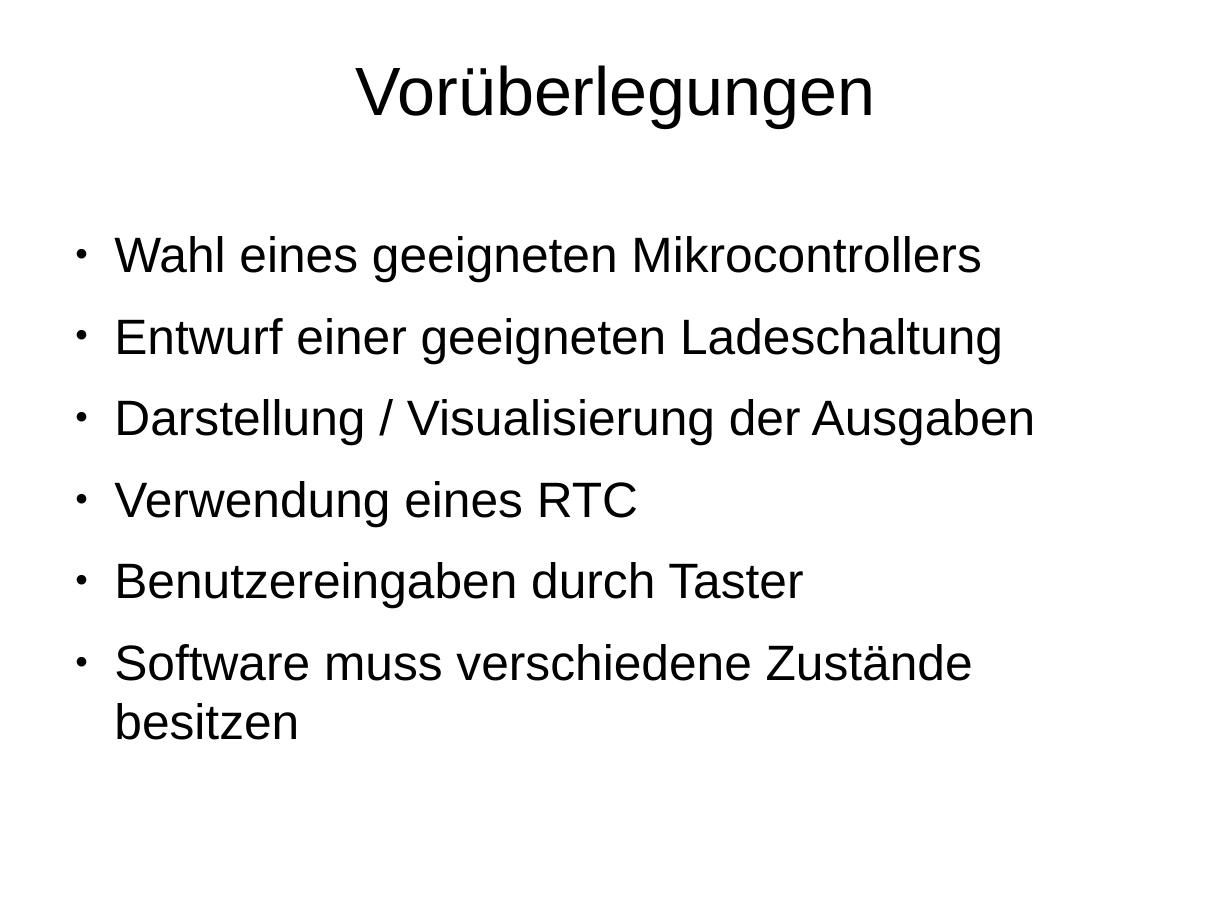
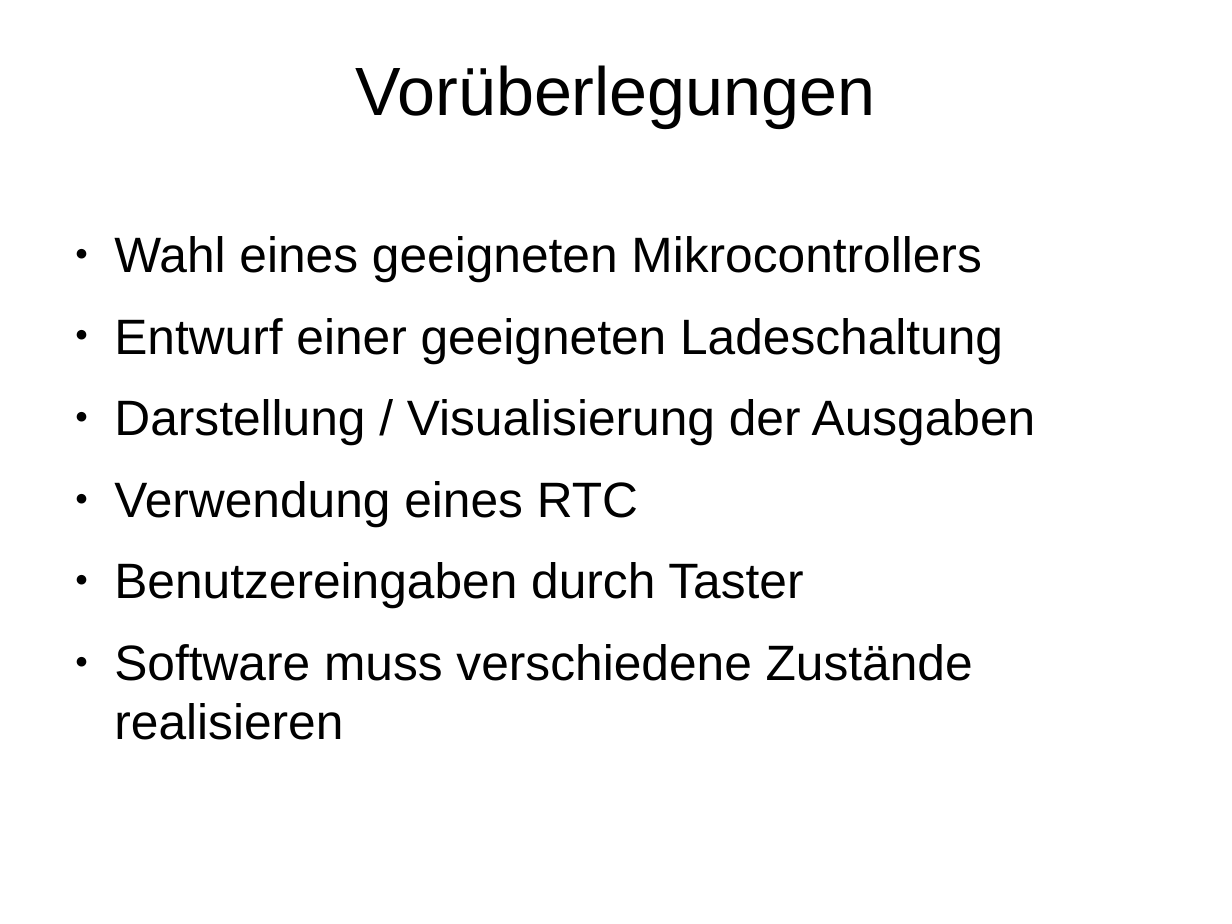
Before and after one commit to celentanos/mca, a slide deck: slide 4 of Vortrag.odp. Drawn at 1232x924 pixels with LibreOffice and Linux fonts; fonts in the diff are those of the drawing; background and template pictures are left out. Boxes give left, top, right and bottom in pixels: in the first picture for what was removed or moved away, otherwise in the second. Text is boxed around its words. In the diff, an @@ line names an element or a change of style, - is before the commit and + after.

Commit message:
bla

```diff
--- a/Vortrag.odp
+++ b/Vortrag.odp
@@ text at box(114, 644, 973, 740): text changed @@
-● Software muss verschiedene Zustände besitzen
+● Software muss verschiedene Zustände realisieren
```
